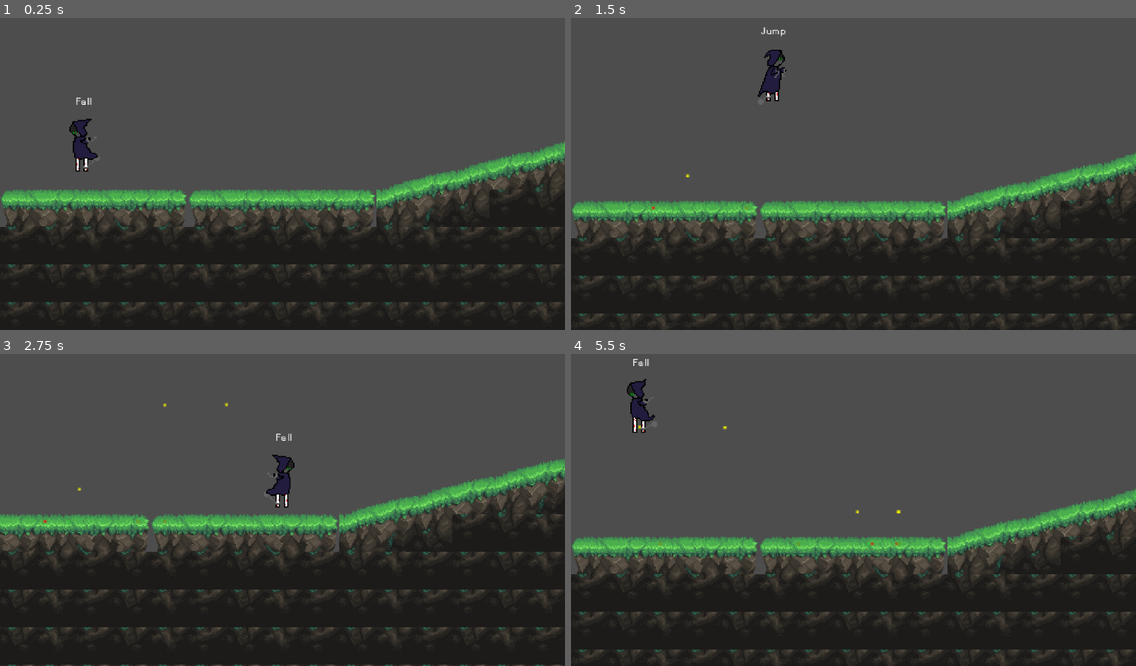
Above: before the commit, frames 1-4 (two rows, left to right).
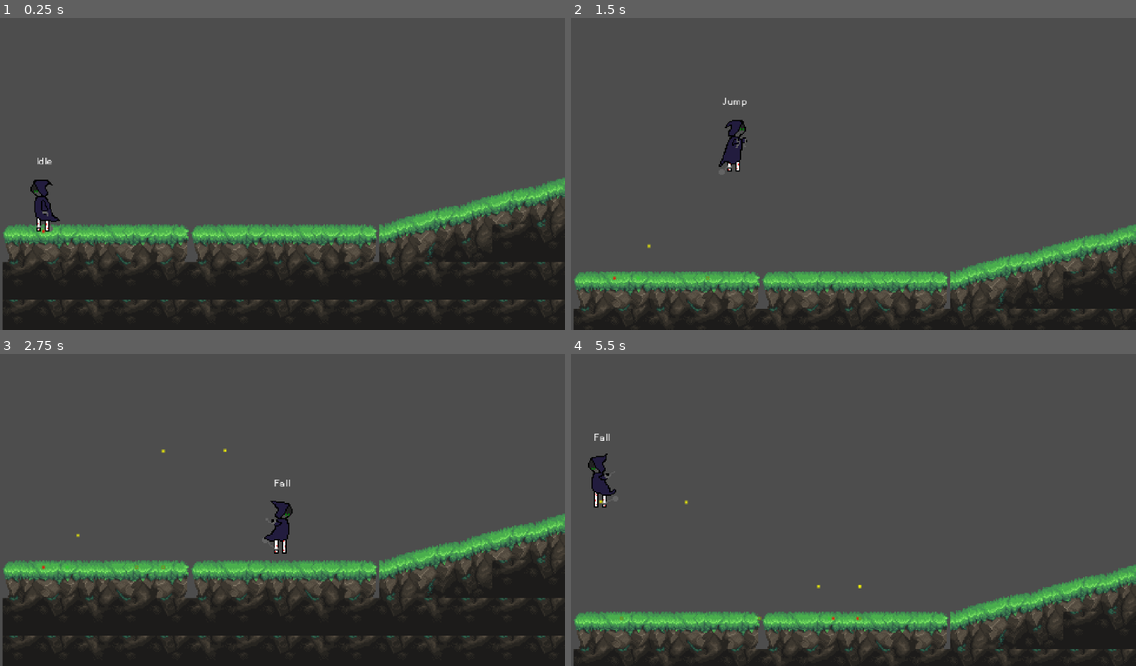
Above: after the commit, the same moments.

Repository: katfishkatfishing/Deathwish
Game: Godot game, scene res://levels/00_dungeon/01.tscn
Same seed, same stepped clock (60 frames per second), same inputs: the game is played once before the commit and once after it. This scene is started directly instead of the project's main scene.
Inputs (mouse positions are in pixels of both pictures, inside the frame that each line leads up to):
- Up to frame 1 (0.25 s): no input
- Up to frame 2 (1.5 s): tap Enter at 0.5 s; move the mouse to (977, 155) at 0.52 s; hold Right (right) 0.53-1.28 s; hold E (action) 0.53-1.28 s; click (977, 155) at 0.67 s; tap Space (jump) at 0.77, 1.07 s; tap J (attack) at 0.8, 1.35 s; move the mouse to (740, 186) at 1.27 s; hold S (down) from 1.28 s (still down)
- Up to frame 3 (2.75 s): tap Space (jump) at 1.52, 1.82 s; tap Shift (dash) at 1.55, 2.1 s; move the mouse to (339, 438) at 2.02 s; release S (down) at 2.03 s; hold Right (right) from 2.03 s (still down); hold Space (jump) from 2.03 s (still down)
- Up to frame 4 (5.5 s): move the mouse to (825, 572) at 2.77 s; release Right (right) at 2.78 s; release Space (jump) at 2.78 s; hold W (up) 2.78-3.53 s; tap Space (jump) at 2.85, 3.02, 3.32, 3.77, 4.07, 4.52, 4.82 s; click (825, 572) at 2.92 s; tap E (action) at 3.05 s; move the mouse to (1023, 553) at 3.52 s; hold E (action) 3.53-4.28 s; hold Left (left) 3.53-5.03 s; tap J (attack) at 3.8, 4.35 s; tap Escape (ui_cancel) at 4.15 s; move the mouse to (684, 460) at 4.27 s; tap Shift (dash) at 4.55, 5.1 s; move the mouse to (881, 506) at 5.02 s; hold S (down) from 5.03 s (still down); hold Space (jump) from 5.03 s (still down); click (881, 506) at 5.17 s

The runs differ from the first frame. In frame 1, 21% of the frame differs, in the area x 0-100%, y 25-100%; in frame 2, 32%; in frame 3, 26%; in frame 4, 33%, in the area x 0-100%, y 1-100%.

Commit message:
fixed savepoint fixed input hints, add pause menu(wip)

Diff:
--- a/00_global/save_manager.gd
+++ b/00_global/save_manager.gd
@@ -116,8 +116,8 @@
 
 	if save_data.has("x") and save_data.has("y"):
 		player.global_position = Vector2(
-			save_data.get["x"],
-			save_data.get["y"]
+			save_data["x"],
+			save_data["y"]
 		)
 
 func on_scene_entered(scene_uid: String) -> void:
--- a/entities/player/player.tscn
+++ b/entities/player/player.tscn
@@ -2,7 +2,7 @@
 
 [ext_resource type="Script" uid="uid://c1ag7qpsli2np" path="res://entities/player/scripts/player.gd" id="1_oul6g"]
 [ext_resource type="Script" uid="uid://cgepdvl2o88bw" path="res://entities/player/states/player_states_idle.gd" id="2_g1dw6"]
-[ext_resource type="Texture2D" uid="uid://dhxmtl34w4vm0" path="res://Assets/sprites/player.png" id="2_rgyib"]
+[ext_resource type="Texture2D" uid="uid://dhxmtl34w4vm0" path="res://assets/sprites/player.png" id="2_rgyib"]
 [ext_resource type="Script" uid="uid://cbfde3s8ds3fv" path="res://entities/player/states/player_state_run.gd" id="3_yw30f"]
 [ext_resource type="Script" uid="uid://bn2y73e4nnlv1" path="res://entities/player/states/player_state_jump.gd" id="4_yw30f"]
 [ext_resource type="Script" uid="uid://dfqa4sgorvh51" path="res://entities/player/states/player_state_fall.gd" id="5_qjkh3"]
@@ -377,7 +377,16 @@
 collision_mask = 2
 
 [node name="InputHints" type="Node2D" parent="." unique_id=385045702]
-position = Vector2(0, -67)
+position = Vector2(-14, -77)
 script = ExtResource("7_boad6")
 
+[node name="Label" type="Label" parent="InputHints" unique_id=1220896703]
+offset_left = 5.0
+offset_top = 3.0
+offset_right = 26.0
+offset_bottom = 12.0
+theme_override_font_sizes/font_size = 10
+text = "Action"
+horizontal_alignment = 1
+
 [node name="Camera2D" type="Camera2D" parent="." unique_id=921406746]
--- a/entities/player/scripts/input_hints.gd
+++ b/entities/player/scripts/input_hints.gd
@@ -3,31 +3,32 @@
 
 # map button actions to the icon
 const HINT_MAP: Dictionary = {
-	"keyboard": {
-		"interact": 12, # S
-		"attack": 10, # X
-		"jump": 9, # Z
-		"dash": 11, # C
-		"up": 13
-	},
+	"interact": "action", # S
+	"attack": "attack", # X
+	"jump": "jump", # Z
+	"dash": "dash", # C
+	"up": "up"
+}
+
+const CONTROLLER_ACTION: Dictionary = {
 	"playstation": {
-		"interact": 0,#triangle
-		"jump": 1, #cross
-		"attack": 2, #square
-		"dash": 3, #circle
-		"up": 4
+		"interact": "Triangle",#triangle
+		"jump": "Cross", #cross
+		"attack": "Square", #square
+		"dash": "Circle", #circle
+		"up": "Up"
 	},
 	"xbox": {
-		"interact": 8, # Y
-		"jump": 5, # A
-		"attack": 7, # X
-		"dash": 6, # B
-		"up": 4
+		"interact": "Y", # Y
+		"jump": "A", # A
+		"attack": "X", # X
+		"dash": "B", # B
+		"up": "Up"
 	}
 }
 
 var controller_type: String = "keyboard"
-@onready var sprite_2d: AnimatedSprite2D = $"../AnimatedSprite2D"
+@onready var label: Label = $Label
 
 func _ready() -> void:
 	visible = false
@@ -55,5 +56,16 @@
 		return
 
 	visible = true
-	var current_map: Dictionary = HINT_MAP.get(controller_type, HINT_MAP["keyboard"])
-	sprite_2d.frame = current_map.get(hint, 0)
+	if controller_type == "keyboard":
+		label.text = "[" + get_keyboard_key(hint) + "]"
+	else:
+		var current_map: Dictionary = CONTROLLER_ACTION.get(controller_type, CONTROLLER_ACTION["xbox"])
+		label.text = "[" + current_map.get(hint, "?") + "]"
+
+func get_keyboard_key(hint: String) -> String:
+	var action_name: String = HINT_MAP.get(hint, hint)
+	var events: Array[InputEvent] = InputMap.action_get_events(action_name)
+	for event in events:
+		if event is InputEventKey:
+			return OS.get_keycode_string(event.physical_keycode if event.physical_keycode != 0 else event.keycode)
+	return action_name.to_upper()
--- a/general/save_point/save_point.tscn
+++ b/general/save_point/save_point.tscn
@@ -1,6 +1,9 @@
 [gd_scene format=3 uid="uid://ctot0ypsnyynv"]
 
 [ext_resource type="Script" uid="uid://10nulsm6ljeg" path="res://general/save_point/save_point.gd" id="1_a0gwv"]
+
+[sub_resource type="PlaceholderTexture2D" id="PlaceholderTexture2D_8soah"]
+size = Vector2(32, 48)
 
 [sub_resource type="Gradient" id="Gradient_f82ql"]
 colors = PackedColorArray(0.9882353, 0, 0.3529412, 1, 1, 1, 1, 1)
@@ -12,11 +15,98 @@
 fill = 1
 
 [sub_resource type="RectangleShape2D" id="RectangleShape2D_g4v7s"]
+size = Vector2(32, 48)
+
+[sub_resource type="Animation" id="Animation_a0gwv"]
+length = 0.001
+tracks/0/type = "value"
+tracks/0/imported = false
+tracks/0/enabled = true
+tracks/0/path = NodePath("Label:modulate")
+tracks/0/interp = 1
+tracks/0/loop_wrap = true
+tracks/0/keys = {
+"times": PackedFloat32Array(0),
+"transitions": PackedFloat32Array(1),
+"update": 0,
+"values": [Color(1, 1, 1, 1)]
+}
+tracks/1/type = "value"
+tracks/1/imported = false
+tracks/1/enabled = true
+tracks/1/path = NodePath("Label:position")
+tracks/1/interp = 1
+tracks/1/loop_wrap = true
+tracks/1/keys = {
+"times": PackedFloat32Array(0),
+"transitions": PackedFloat32Array(1),
+"update": 0,
+"values": [Vector2(0, 0)]
+}
+tracks/2/type = "value"
+tracks/2/imported = false
+tracks/2/enabled = true
+tracks/2/path = NodePath("Label:visible")
+tracks/2/interp = 1
+tracks/2/loop_wrap = true
+tracks/2/keys = {
+"times": PackedFloat32Array(0),
+"transitions": PackedFloat32Array(1),
+"update": 1,
+"values": [false]
+}
+
+[sub_resource type="Animation" id="Animation_f82ql"]
+resource_name = "game_saved"
+length = 2.0
+tracks/0/type = "value"
+tracks/0/imported = false
+tracks/0/enabled = true
+tracks/0/path = NodePath("Label:visible")
+tracks/0/interp = 1
+tracks/0/loop_wrap = true
+tracks/0/keys = {
+"times": PackedFloat32Array(0, 2),
+"transitions": PackedFloat32Array(1, 1),
+"update": 1,
+"values": [true, false]
+}
+tracks/1/type = "value"
+tracks/1/imported = false
+tracks/1/enabled = true
+tracks/1/path = NodePath("Label:modulate")
+tracks/1/interp = 1
+tracks/1/loop_wrap = true
+tracks/1/keys = {
+"times": PackedFloat32Array(0, 1, 2),
+"transitions": PackedFloat32Array(0.3922923, 0.3922923, 0.21763775),
+"update": 0,
+"values": [Color(1, 1, 1, 1), Color(1, 1, 1, 0.46666667), Color(1, 1, 1, 0)]
+}
+tracks/2/type = "value"
+tracks/2/imported = false
+tracks/2/enabled = true
+tracks/2/path = NodePath("Label:position")
+tracks/2/interp = 1
+tracks/2/loop_wrap = true
+tracks/2/keys = {
+"times": PackedFloat32Array(0, 0.75, 2),
+"transitions": PackedFloat32Array(1, 0.6597539, 1),
+"update": 0,
+"values": [Vector2(0, 0), Vector2(0, 2), Vector2(0, 0)]
+}
+
+[sub_resource type="AnimationLibrary" id="AnimationLibrary_5y7y7"]
+_data = {
+&"RESET": SubResource("Animation_a0gwv"),
+&"game_saved": SubResource("Animation_f82ql")
+}
 
 [node name="SavePoint" type="Node2D" unique_id=1307582332]
 script = ExtResource("1_a0gwv")
 
 [node name="Sprite2D" type="Sprite2D" parent="." unique_id=641197324]
+texture = SubResource("PlaceholderTexture2D_8soah")
 
 [node name="PointLight2D" type="PointLight2D" parent="." unique_id=1600172225]
 texture = SubResource("GradientTexture2D_57qmd")
@@ -30,14 +120,15 @@
 shape = SubResource("RectangleShape2D_g4v7s")
 
 [node name="MessageRoot" type="Node2D" parent="." unique_id=8346582]
-position = Vector2(0, 1)
+position = Vector2(-31, -45)
 
 [node name="Label" type="Label" parent="MessageRoot" unique_id=359437045]
 visible = false
-offset_right = 40.0
+offset_right = 65.0
 offset_bottom = 23.0
 theme_override_colors/font_shadow_color = Color(0, 0, 0, 0.7529412)
 text = "Game Saved"
 horizontal_alignment = 1
 
 [node name="AnimationPlayer" type="AnimationPlayer" parent="MessageRoot" unique_id=949373556]
+libraries/ = SubResource("AnimationLibrary_5y7y7")
--- a/levels/00_dungeon/01.tscn
+++ b/levels/00_dungeon/01.tscn
@@ -8,6 +8,7 @@
 [node name="01" type="Node2D" unique_id=477144091]
 
 [node name="TileMapLayer_Main" type="TileMapLayer" parent="." unique_id=975045645]
+position = Vector2(2, 84)
 tile_map_data = PackedByteArray("AAAKAAQAAAAIAAIAAAALAAQAAAAJAAIAAAAMAAQAAAAKAAIAAAANAAQAAAALAAIAAAAOAAMAAAAIAAIAAAAOAA …(7440 unchanged characters)…
 tile_set = ExtResource("1_m45yw")
 
@@ -23,7 +24,7 @@
 metadata/_custom_type_script = "uid://bid4d1kawtgew"
 
 [node name="PlayerSpawn" parent="." unique_id=1297226535 instance=ExtResource("3_7y5fl")]
-position = Vector2(70, 100)
+position = Vector2(37, 214)
 
 [node name="SavePoint" parent="." unique_id=1307582332 instance=ExtResource("4_7y5fl")]
-position = Vector2(735, 50)
+position = Vector2(739, 125)
--- a/levels/tile_sets/dungeon.tres
+++ b/levels/tile_sets/dungeon.tres
@@ -1,6 +1,6 @@
 [gd_resource type="TileSet" format=3 uid="uid://gc3esoxw5p0o"]
 
-[ext_resource type="Texture2D" uid="uid://cnlagub7ypglh" path="res://Assets/sprites/temp.png" id="1_odr6y"]
+[ext_resource type="Texture2D" uid="uid://cnlagub7ypglh" path="res://assets/sprites/temp.png" id="1_odr6y"]
 
 [sub_resource type="TileSetAtlasSource" id="TileSetAtlasSource_eya6i"]
 texture = ExtResource("1_odr6y")
--- /dev/null
+++ b/pause_screen/pause_screen.gd
@@ -0,0 +1,11 @@
+extends CanvasLayer
+
+
+# Called when the node enters the scene tree for the first time.
+func _ready() -> void:
+	pass # Replace with function body.
+
+
+# Called every frame. 'delta' is the elapsed time since the previous frame.
+func _process(delta: float) -> void:
+	pass
--- /dev/null
+++ b/pause_screen/pause_screen.tscn
@@ -0,0 +1,73 @@
+[gd_scene format=3 uid="uid://dn0sve3y66a3e"]
+
+[ext_resource type="Script" uid="uid://b3xd8m105hm4n" path="res://pause_screen/pause_screen.gd" id="1_1j2cm"]
+
+[node name="PauseScreen" type="CanvasLayer" unique_id=16217996]
+script = ExtResource("1_1j2cm")
+
+[node name="UIContainer" type="Control" parent="." unique_id=359711451]
+layout_mode = 3
+anchors_preset = 0
+offset_right = 40.0
+offset_bottom = 40.0
+
+[node name="ColorRect" type="ColorRect" parent="." unique_id=321896223]
+anchors_preset = 15
+anchor_right = 1.0
+anchor_bottom = 1.0
+grow_horizontal = 2
+grow_vertical = 2
+color = Color(0.10980392, 0.10980392, 0.10980392, 0.23137255)
+
+[node name="PauseMenu" type="VBoxContainer" parent="." unique_id=1607856092]
+anchors_preset = 15
+anchor_right = 1.0
+anchor_bottom = 1.0
+grow_horizontal = 2
+grow_vertical = 2
+
+[node name="LogoContainer" type="Control" parent="PauseMenu" unique_id=1854436395]
+layout_mode = 2
+
+[node name="Sprite2D" type="Sprite2D" parent="PauseMenu/LogoContainer" unique_id=2131580111]
+position = Vector2(0, -270)
+
+[node name="AnimationPlayer" type="AnimationPlayer" parent="PauseMenu/LogoContainer" unique_id=1024773783]
+root_node = NodePath("../..")
+
+[node name="ResumeGameButton" type="Button" parent="PauseMenu" unique_id=826981125]
+custom_minimum_size = Vector2(200, 0)
+custom_maximum_size = Vector2(200, -1)
+layout_mode = 2
+size_flags_horizontal = 4
+size_flags_vertical = 10
+size_flags_stretch_ratio = 1.95
+text = "Resume Game"
+
+[node name="QuitGameButton" type="Button" parent="PauseMenu" unique_id=2108145603]
+custom_minimum_size = Vector2(200, 0)
+custom_maximum_size = Vector2(200, -1)
+layout_mode = 2
+size_flags_horizontal = 4
+size_flags_vertical = 2
+text = "Quit Game"
+
+[node name="ConfirmationMenu" type="VBoxContainer" parent="." unique_id=1689218793]
+visible = false
+anchors_preset = 15
+anchor_right = 1.0
+anchor_bottom = 1.0
+grow_horizontal = 2
+grow_vertical = 2
+
+[node name="YesButton" type="Button" parent="ConfirmationMenu" unique_id=674133614]
+layout_mode = 2
+size_flags_horizontal = 0
+size_flags_vertical = 0
+text = "Yes"
+
+[node name="NoButton" type="Button" parent="ConfirmationMenu" unique_id=630513755]
+layout_mode = 2
+size_flags_horizontal = 8
+size_flags_vertical = 2
+text = "No"
--- a/project.godot
+++ b/project.godot
@@ -71,7 +71,6 @@
 "deadzone": 0.2,
 "events": [Object(InputEventKey,"resource_local_to_scene":false,"resource_name":"","device":-1,"window_id":0,"alt_press …(192 unchanged characters)…
 , Object(InputEventMouseButton,"resource_local_to_scene":false,"resource_name":"","device":-1,"window_id":0,"alt_presse …(244 unchanged characters)…
-, Object(InputEventKey,"resource_local_to_scene":false,"resource_name":"","device":-1,"window_id":0,"alt_pressed":false,"shift_pressed":false,"ctrl_pressed":false,"meta_pressed":false,"pressed":false,"keycode":0,"physical_keycode":4194320,"key_label":0,"unicode":0,"location":0,"echo":false,"script":null)
 ]
 }
 dash={
--- a/title_screen/title_screen.tscn
+++ b/title_screen/title_screen.tscn
@@ -30,46 +30,67 @@
 unique_name_in_owner = true
 custom_minimum_size = Vector2(200, 120)
 layout_mode = 1
-anchors_preset = 7
-anchor_left = 0.5
-anchor_top = 1.0
-anchor_right = 0.5
+anchors_preset = 15
+anchor_right = 1.0
 anchor_bottom = 1.0
-offset_left = -100.0
-offset_top = -120.0
-offset_right = 100.0
 grow_horizontal = 2
-grow_vertical = 0
-
-[node name="Sprite2D" type="Sprite2D" parent="UIContainer/MainMenu" unique_id=700259560]
-position = Vector2(98.69229, -72.7251)
-
-[node name="AnimationPlayer" type="AnimationPlayer" parent="UIContainer/MainMenu" unique_id=540041648]
+grow_vertical = 2
 
 [node name="NewGameButton" type="Button" parent="UIContainer/MainMenu" unique_id=1867498481]
 unique_name_in_owner = true
+custom_minimum_size = Vector2(200, 0)
+custom_maximum_size = Vector2(200, -1)
 layout_mode = 2
+size_flags_horizontal = 4
+size_flags_vertical = 10
+size_flags_stretch_ratio = 1.8
 text = "New Game"
 
 [node name="LoadGameButton" type="Button" parent="UIContainer/MainMenu" unique_id=2025884953]
 unique_name_in_owner = true
+custom_minimum_size = Vector2(200, 0)
+custom_maximum_size = Vector2(200, -1)
 layout_mode = 2
+size_flags_horizontal = 4
+size_flags_vertical = 2
 offset_transform_enabled = true
 text = "Load Game"
 
 [node name="LogoContainer" type="Control" parent="UIContainer/MainMenu" unique_id=847018733]
 layout_mode = 2
+size_flags_horizontal = 4
+size_flags_vertical = 0
 
 [node name="Sprite2D" type="Sprite2D" parent="UIContainer/MainMenu/LogoContainer" unique_id=1165333470]
+position = Vector2(0, -187)
 
 [node name="AnimationPlayer" type="AnimationPlayer" parent="UIContainer/MainMenu/LogoContainer" unique_id=97020739]
+
+[node name="Label" type="Label" parent="UIContainer/MainMenu/LogoContainer" unique_id=348009826]
+layout_mode = 0
+offset_left = -52.0
+offset_top = -200.0
+offset_right = 56.0
+offset_bottom = -172.0
+theme_override_font_sizes/font_size = 32
+text = "Deathwish"
+horizontal_alignment = 1
 
 [node name="NewGameMenu" type="VBoxContainer" parent="UIContainer" unique_id=348860210]
 unique_name_in_owner = true
 visible = false
-layout_mode = 0
-offset_right = 40.0
-offset_bottom = 40.0
+layout_mode = 1
+anchors_preset = 8
+anchor_left = 0.5
+anchor_top = 0.5
+anchor_right = 0.5
+anchor_bottom = 0.5
+offset_left = -49.5
+offset_top = -53.0
+offset_right = 49.5
+offset_bottom = 53.0
+grow_horizontal = 2
+grow_vertical = 2
 
 [node name="Label" type="Label" parent="UIContainer/NewGameMenu" unique_id=54927495]
 layout_mode = 2
@@ -99,9 +120,18 @@
 [node name="LoadGameMenu" type="VBoxContainer" parent="UIContainer" unique_id=668552246]
 unique_name_in_owner = true
 visible = false
-layout_mode = 0
-offset_right = 40.0
-offset_bottom = 40.0
+layout_mode = 1
+anchors_preset = 8
+anchor_left = 0.5
+anchor_top = 0.5
+anchor_right = 0.5
+anchor_bottom = 0.5
+offset_left = -52.5
+offset_top = -48.0
+offset_right = 52.5
+offset_bottom = 48.0
+grow_horizontal = 2
+grow_vertical = 2
 
 [node name="Label" type="Label" parent="UIContainer/LoadGameMenu" unique_id=1504499878]
 layout_mode = 2
Not shown, changed: Assets/Character/slime_green.png.import
Not shown, changed: Assets/Tiles/Dungeon Tile Set.png.import
Not shown, changed: Assets/godot asset/brackeys_platformer_assets/brackeys_platformer_assets/fonts/PixelOperator8-Bold.ttf.import
Not shown, changed: Assets/godot asset/brackeys_platformer_assets/brackeys_platformer_assets/fonts/PixelOperator8.ttf.import
Not shown, changed: Assets/godot asset/brackeys_platformer_assets/brackeys_platformer_assets/music/time_for_adventure.mp3.import
Not shown, changed: Assets/godot asset/brackeys_platformer_assets/brackeys_platformer_assets/sounds/coin.wav.import
Not shown, changed: Assets/godot asset/brackeys_platformer_assets/brackeys_platformer_assets/sounds/explosion.wav.import
Not shown, changed: Assets/godot asset/brackeys_platformer_assets/brackeys_platformer_assets/sounds/hurt.wav.import
Not shown, changed: Assets/godot asset/brackeys_platformer_assets/brackeys_platformer_assets/sounds/jump.wav.import
Not shown, changed: Assets/godot asset/brackeys_platformer_assets/brackeys_platformer_assets/sounds/power_up.wav.import
Not shown, changed: Assets/godot asset/brackeys_platformer_assets/brackeys_platformer_assets/sounds/tap.wav.import
Not shown, changed: Assets/godot asset/brackeys_platformer_assets/brackeys_platformer_assets/sprites/coin.png.import
(and 14 more such lines)
